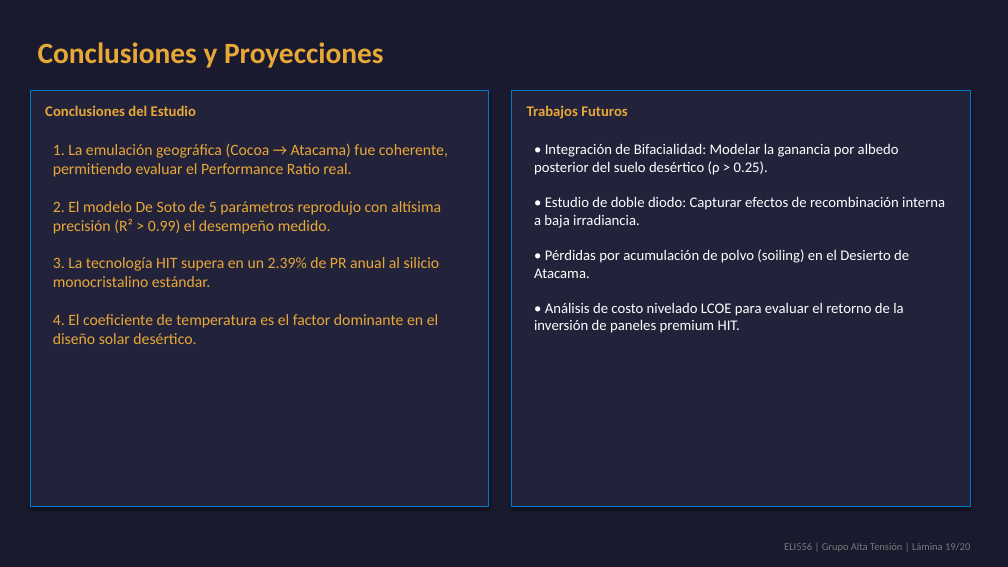
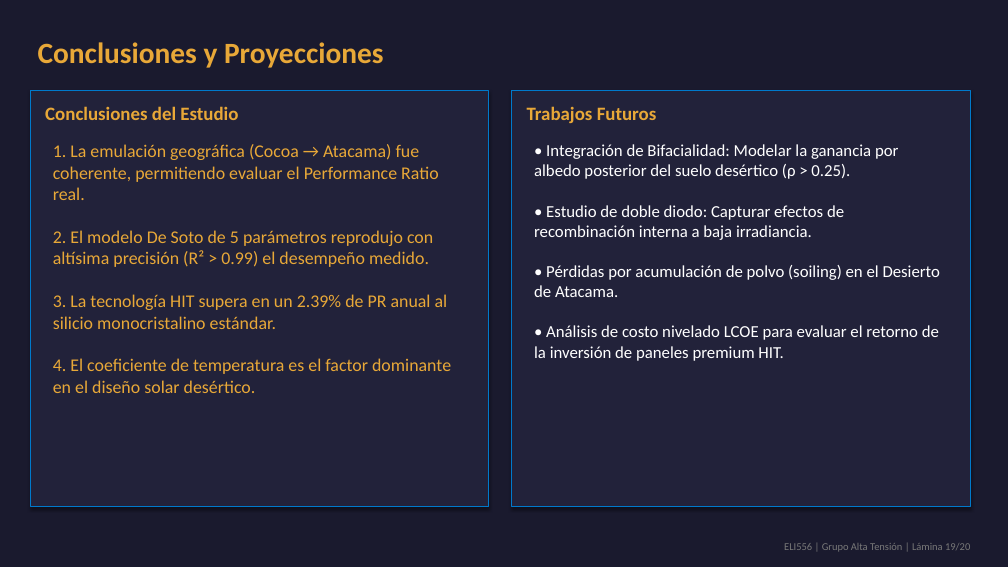
Before and after one commit to theChosen16/t2-paneles, a slide deck: slide 19 of output/Presentacion_Final_ELI556_Atacama.pptx. Drawn at 1008x567 pixels with LibreOffice and Linux fonts; fonts in the diff are those of the drawing. Boxes give left, top, right and bottom in pixels: in the first picture for what was removed or moved away, otherwise in the second. Text is boxed around its words. In the diff, an @@ line names an element or a change of style, - is before the commit and + after.

```diff
--- a/output/Presentacion_Final_ELI556_Atacama.pptx
+++ b/output/Presentacion_Final_ELI556_Atacama.pptx
@@ text "Conclusiones del Estudio" at box(45, 106, 238, 120): size 14 to 18 pt @@
@@ text "Trabajos Futuros" at box(527, 106, 657, 123): size 14 to 18 pt @@
@@ text "1. La emulación geográfica (Cocoa ..." at box(53, 144, 451, 393): size 15 to 17 pt @@
@@ text "• Integración de Bifacialidad: Modelar ..." at box(534, 144, 940, 361): size 14 to 16 pt @@
```
Also in this commit, not shown: 16 other slides changed, 18 other files.
